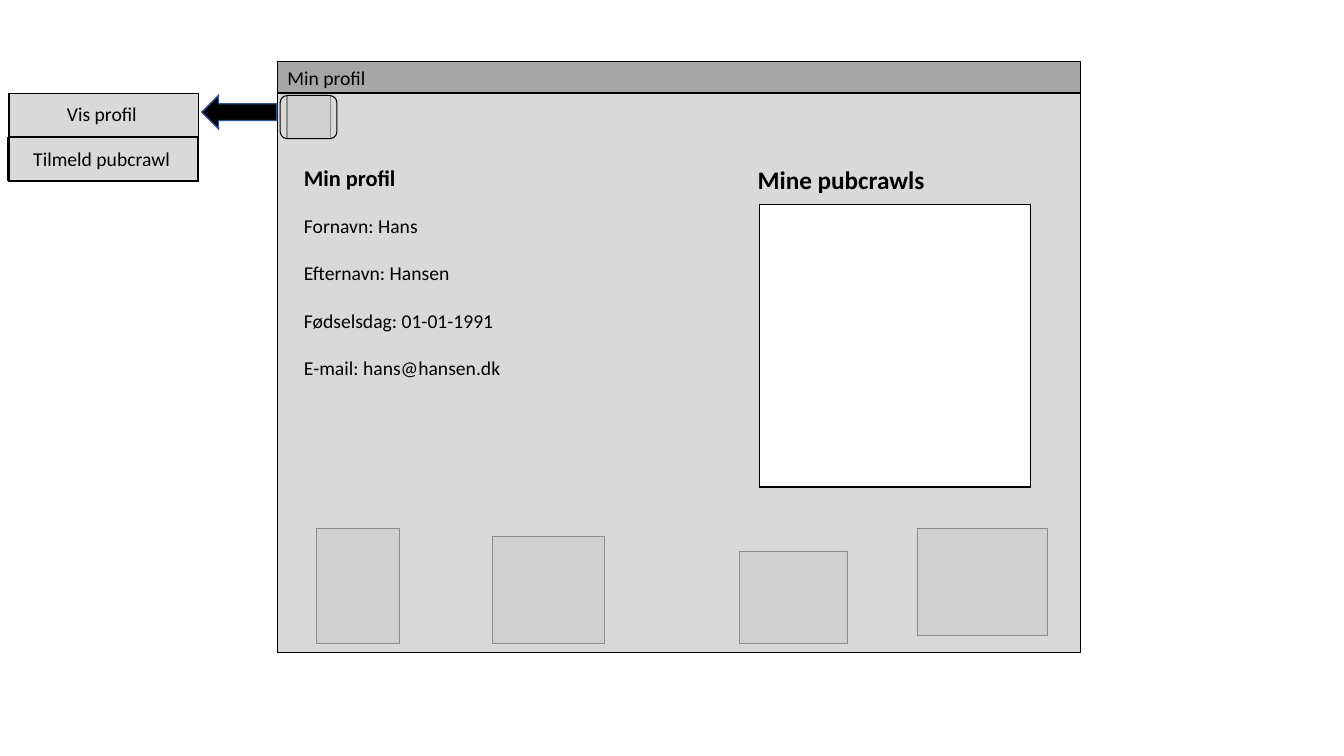
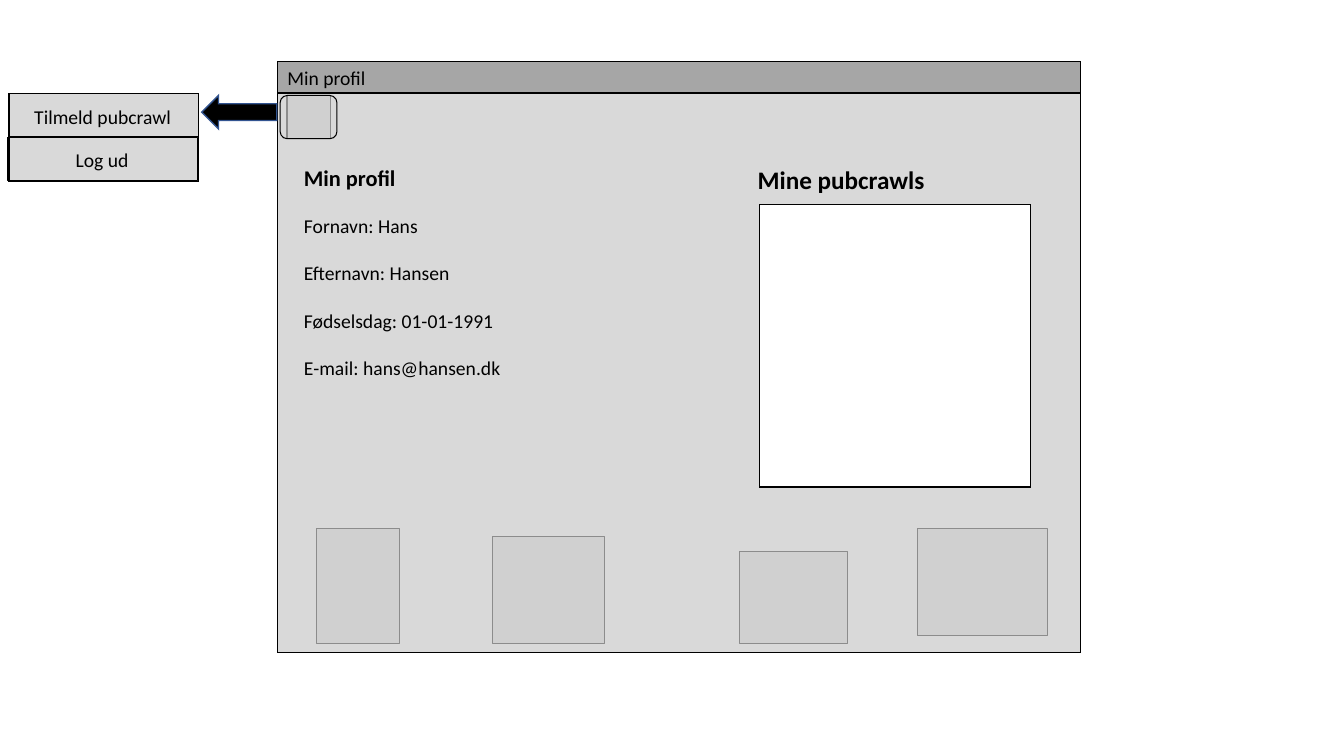
Before and after one commit to CityCrawl/CityCrawl, a slide deck: slide 5 of Diagrammer/CC-App_design/CC_App_Vinduer.pptx. Drawn at 1344x756 pixels with LibreOffice and Linux fonts; fonts in the diff are those of the drawing; grey boxes stand for pictures. Boxes give left, top, right and bottom in pixels: in the first picture for what was removed or moved away, otherwise in the second. Text is boxed around its words. In the diff, an @@ line names an element or a change of style, - is before the commit and + after.

```diff
--- a/Diagrammer/CC-App_design/CC_App_Vinduer.pptx
+++ b/Diagrammer/CC-App_design/CC_App_Vinduer.pptx
@@ text "Tilmeld pubcrawl": place and size @@
-text "Tilmeld pubcrawl" at (33, 152, 169, 169)
+text "Tilmeld pubcrawl" at (34, 110, 170, 127)
@@ text removed at (67, 107, 137, 124) @@
-Vis profil
@@ text added at (76, 153, 129, 171), 14 pt, text #000000 @@
+Log ud
```
Also in this commit, not shown: 2 other slides changed, 3 other files.
